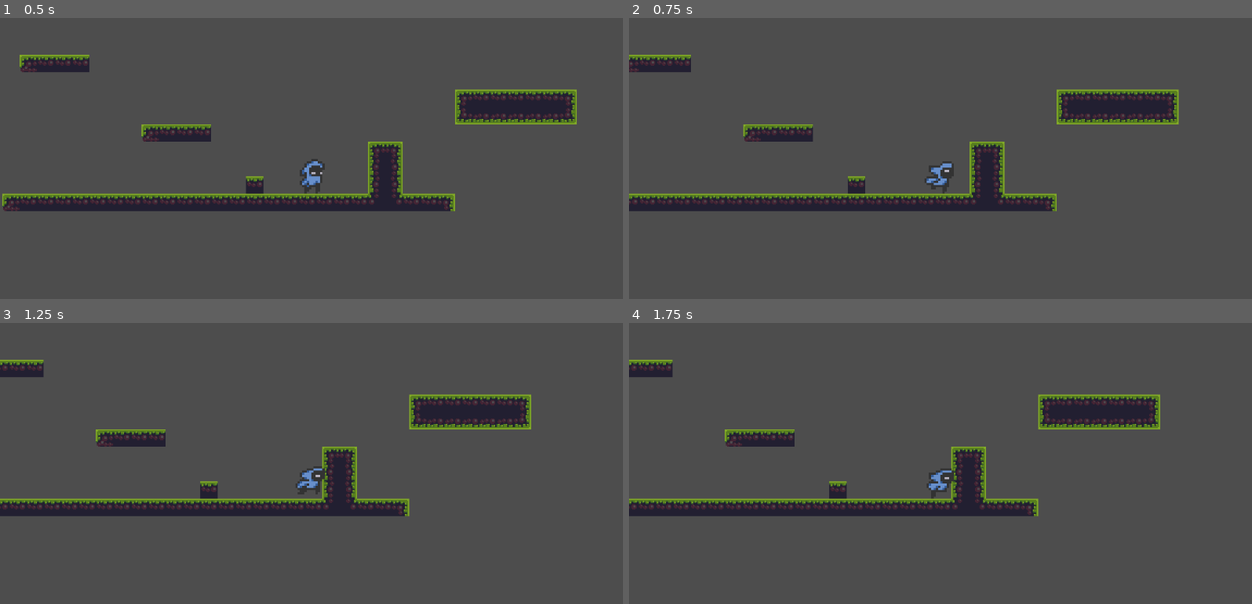
Above: before the commit, frames 1-4 (two rows, left to right).
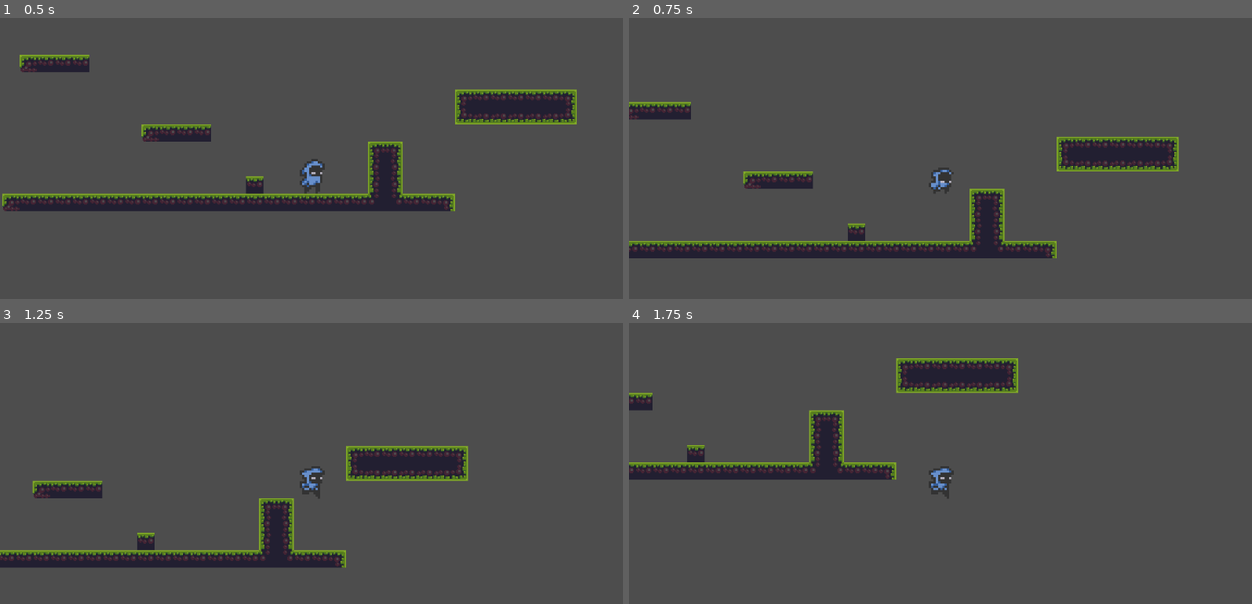
Above: after the commit, the same moments.

Repository: Veddersboy/millennium
Game: Godot game, scene res://Scenes/game.tscn
Two runs of this game, one before a commit and one after it. Both use one fixed random seed, a clock stepped at 60 frames per second and the inputs below.
Inputs (mouse positions are in pixels of both pictures, inside the frame that each line leads up to):
- Up to frame 1 (0.5 s): no input
- Up to frame 2 (0.75 s): move the mouse to (1077, 175) at 0.52 s; hold D (move_right) from 0.53 s (still down); tap Space (jump) at 0.6 s
- Up to frame 3 (1.25 s): keep holding D (move_right); tap Space (jump) at 0.77, 1.07 s
- Up to frame 4 (1.75 s): keep holding D (move_right); move the mouse to (815, 516) at 1.27 s; click (815, 516) at 1.35 s; tap Space (jump) at 1.52, 1.55 s

Frame 1 is identical in both runs. In frame 2, 18% of the frame differs, in the area x 0-89%, y 13-86%; in frame 3, 16%; in frame 4, 15%.

Commit message:
Semi-functional jump

Diff:
--- a/scripts/idle.gd
+++ b/scripts/idle.gd
@@ -10,7 +10,6 @@
 
 func enter():
 	parent.animations.play("idle")
-	parent.velocity.x = 0
 	#parent.velocity.x = 0 #Consider using move_toward here to gradually slow player
 
 func process_input(event: InputEvent) -> State:
--- a/scripts/jump.gd
+++ b/scripts/jump.gd
@@ -1,12 +1,13 @@
 extends State
 class_name Jump
+static var c = 0
 
 func enter():
 	parent.velocity.y = parent.jump_velocity
 	parent.animations.play("jump")
 
 func process_physics(delta):
-	var input_dir = Input.get_axis("move_right", "move_left")
+	var input_dir = Input.get_axis("move_left", "move_right")
 	parent.velocity.x = move_toward(parent.velocity.x, input_dir * parent.maxSpeed, parent.acceleration * delta)
 
 	parent.velocity.y += parent.GRAVITY * delta
--- a/scripts/move.gd
+++ b/scripts/move.gd
@@ -12,6 +12,11 @@
 
 func enter():
 	parent.animations.play("move_right")
+
+func process_input (event: InputEvent):
+	if Input.is_action_just_pressed("jump") and parent.is_on_floor():
+		print("JUMP")
+		parent.state_machine.change_state(parent.jump_state)
 
 func process_physics(delta):
 	#State Switches
Not shown, added: Scenes/player.tscn255064661.tmp
